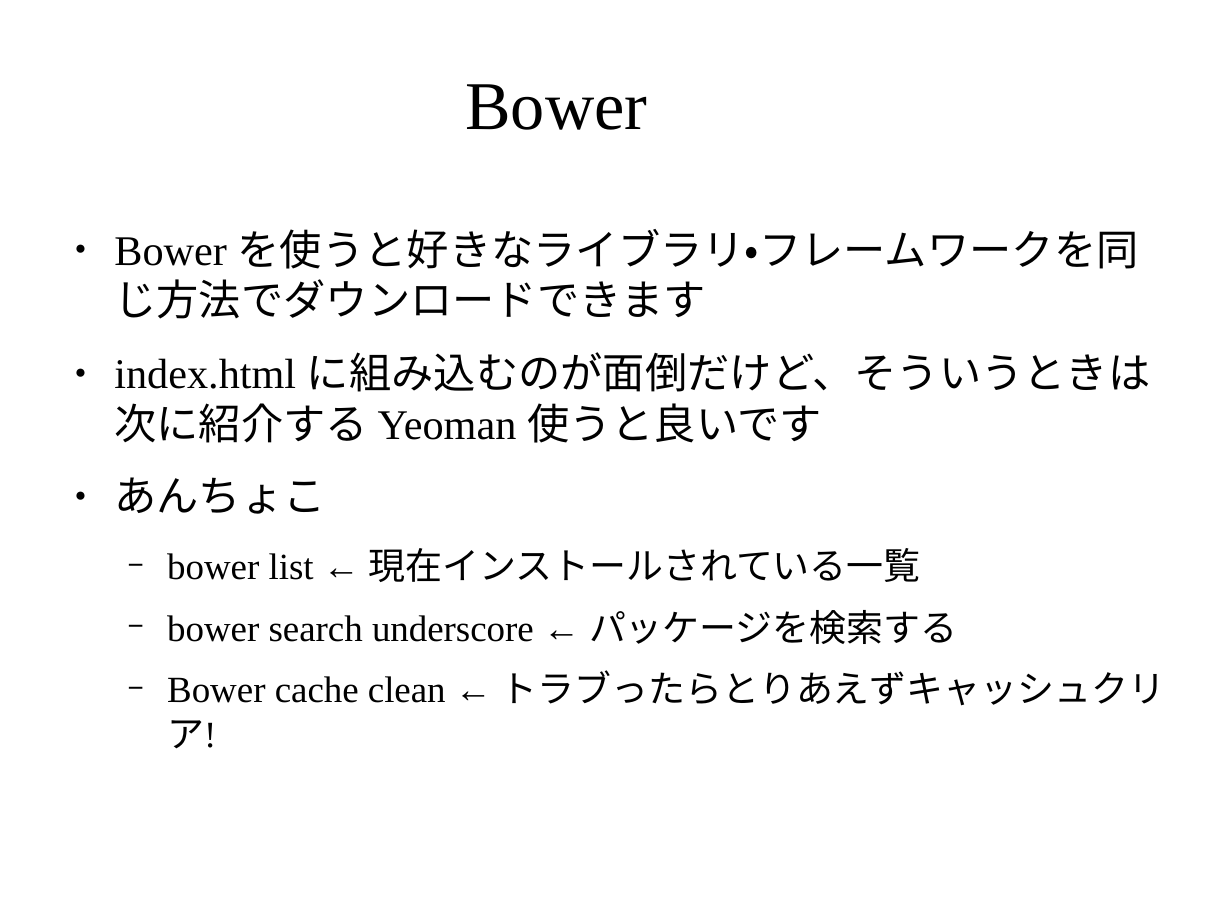
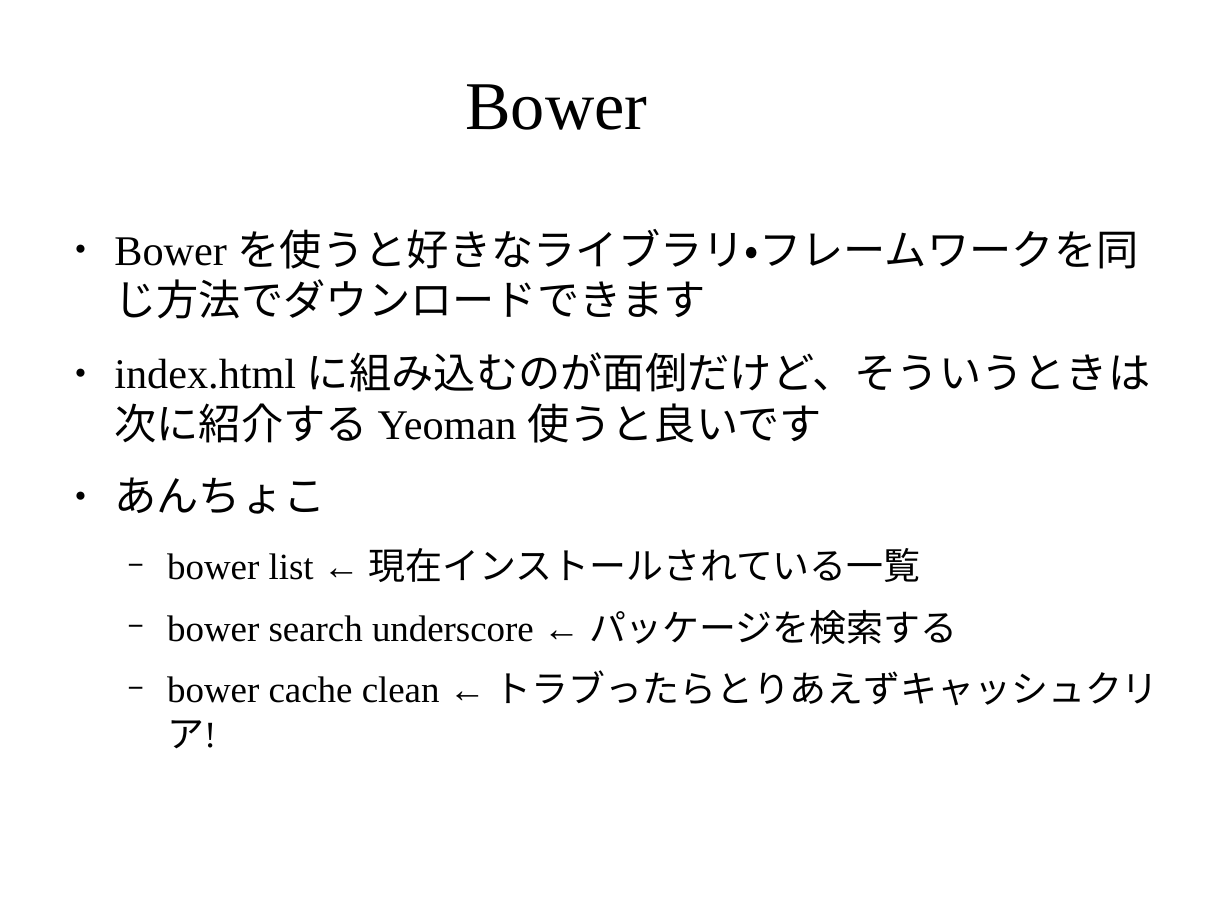
Before and after one commit to masakura/slides, a slide deck: slide 23 of html5jk#1/slide3.odp. Drawn at 1232x924 pixels with LibreOffice and Linux fonts; fonts in the diff are those of the drawing; background and template pictures are left out. Boxes give left, top, right and bottom in pixels: in the first picture for what was removed or moved away, otherwise in the second. Text is boxed around its words. In the diff, an @@ line names an element or a change of style, - is before the commit and + after.

```diff
--- a/html5jk#1/slide3.odp
+++ b/html5jk#1/slide3.odp
@@ text at (167,670,1159,749): text changed @@
-  − Bower cache clean ← トラブったらとりあえずキャッシュクリア!
+  − bower cache clean ← トラブったらとりあえずキャッシュクリア!
```
Also in this commit, not shown: 4 other slides changed, 2 other files.
